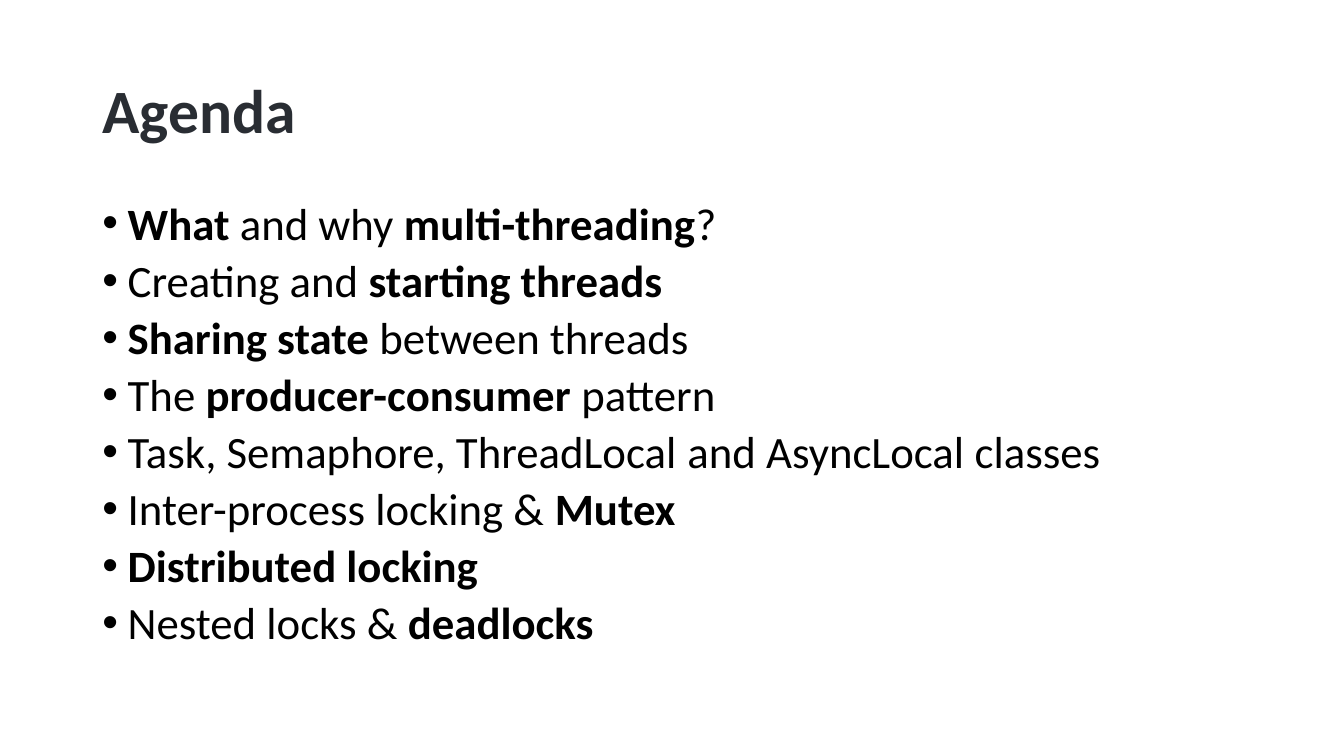
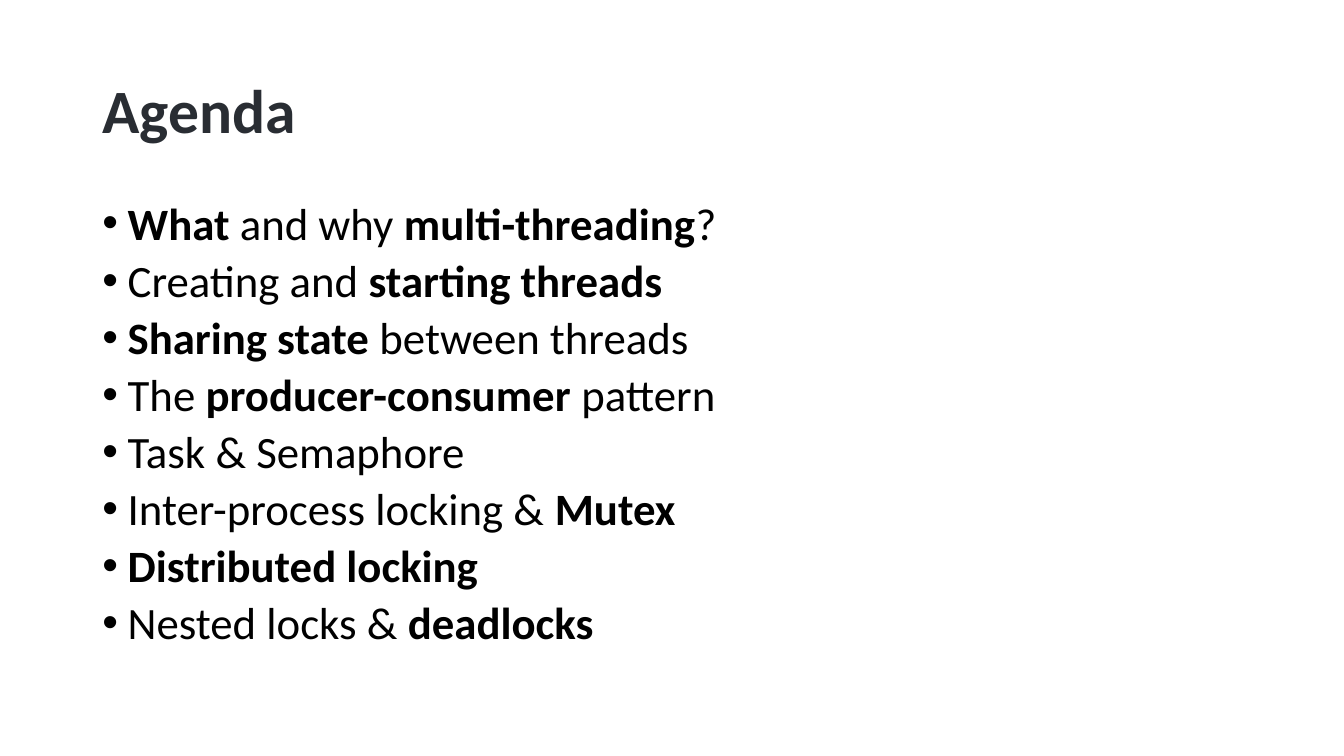
Before and after one commit to hikalkan/presentations, a slide deck: slide 2 of 2023-06-01 Dealing with Concurrency - Multi-Threading in Dotnet/Dotnet-Multi-Threading.pptx. Drawn at 1344x756 pixels with LibreOffice and Linux fonts; fonts in the diff are those of the drawing; background and template pictures are left out. Boxes give left, top, right and bottom in pixels: in the first picture for what was removed or moved away, otherwise in the second. Text is boxed around its words. In the diff, an @@ line names an element or a change of style, - is before the commit and + after.

```diff
--- a/2023-06-01 Dealing with Concurrency - Multi-Threading in Dotnet/Dotnet-Multi-Threading.pptx
+++ b/2023-06-01 Dealing with Concurrency - Multi-Threading in Dotnet/Dotnet-Multi-Threading.pptx
@@ text at box(128, 437, 464, 476): text changed @@
-• Task, Semaphore, ThreadLocal and AsyncLocal classes
+• Task & Semaphore
```
Also in this commit, not shown: 1 other slide changed, 2 slides removed.
